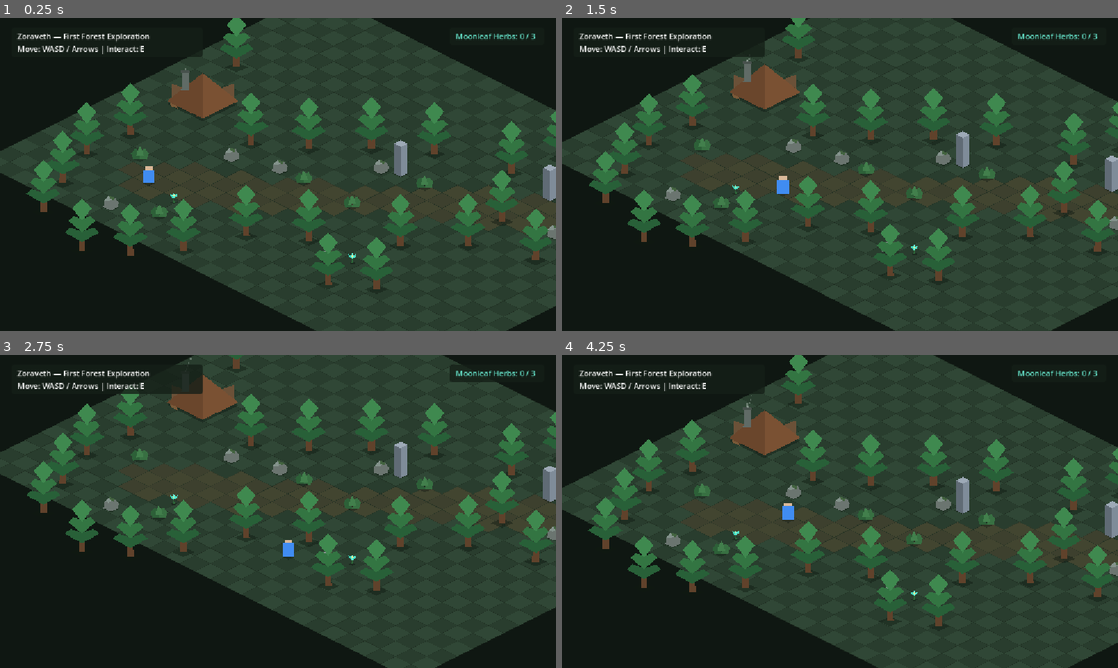
Above: before the commit, frames 1-4 (two rows, left to right).
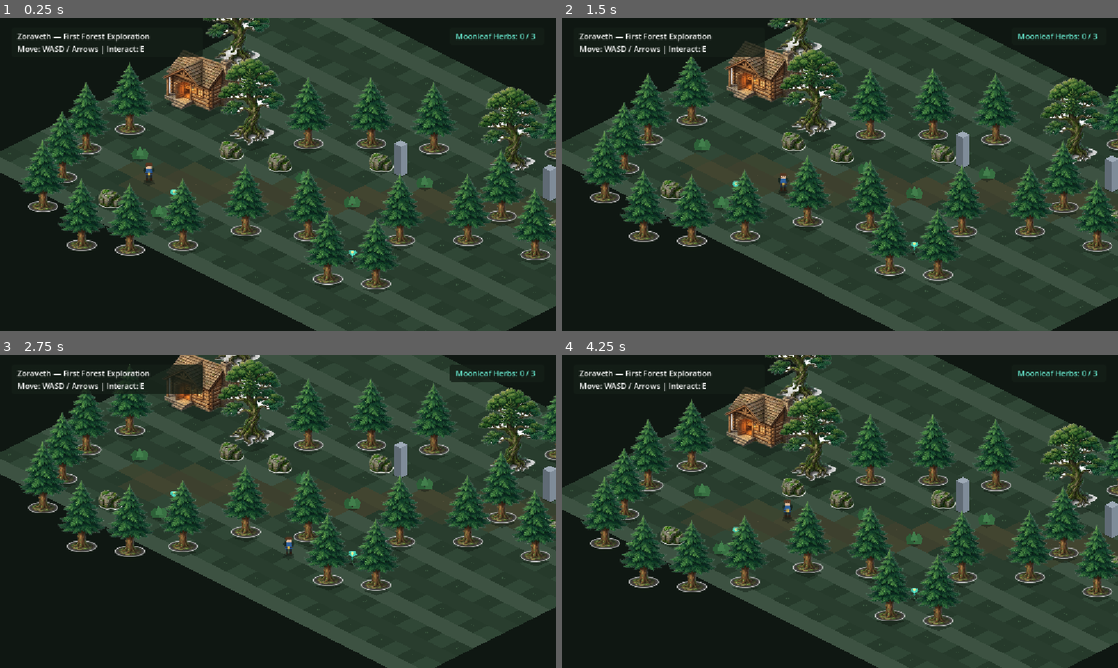
Above: after the commit, the same moments.

Repository: harshitthek/zoraveth
Game: Godot game, scene res://scenes/world.tscn
Same seed, same stepped clock (60 frames per second), same inputs: the game is played once before the commit and once after it.
Inputs:
- Up to frame 1 (0.25 s): no input
- Up to frame 2 (1.5 s): tap Enter (ui_accept) at 0.5, 0.77, 0.8, 1.07, 1.35 s; hold D (move_right) 0.53-1.28 s; hold E (interact) 0.53-1.28 s; hold S (move_down) from 1.28 s (still down)
- Up to frame 3 (2.75 s): tap Enter (ui_accept) at 1.52, 1.82, 2.3 s; tap E (interact) at 1.55 s; release S (move_down) at 2.03 s; hold D (move_right) from 2.03 s (still down); hold E (interact) from 2.03 s (still down)
- Up to frame 4 (4.25 s): release D (move_right) at 2.78 s; release E (interact) at 2.78 s; hold W (move_up) 2.78-3.53 s; tap E (interact) at 2.85 s; tap Enter (ui_accept) at 3.02, 3.32 s; hold A (move_left) from 3.53 s (still down); hold Enter (ui_accept) from 3.53 s (still down)

The runs differ from the first frame. In frame 1, 20% of the frame differs, in the area x 0-100%, y 0-100%; in frame 2, 20%; in frame 3, 19%; in frame 4, 20%.

Commit message:
Implement Phase 5 art direction, asset pipeline, and visual overhaul
- Add comprehensive art direction guide in docs/art-direction.md

- Add 8 handcrafted transparent PNG assets in assets/ under Apache 2.0 license

- Update docs/asset-licenses.md with original asset license records

- Upgrade isometric_ground.gd to organic multi-toned terrain with hash variation

- Upgrade player, trees, rocks, cabin exterior, runestone, herb, and stranger to 2D sprites

- Add directional horizontal sprite flipping to Player based on velocity

- Add chimney smoke, soul motes, and hearth ember particle effects

- Integrate ancient landmark trees into world scene layout

- Update AGENTS.md CodeRabbit review command

- Record technical decision T-017 and update Phase 5 documentation

Diff:
--- a/scenes/environment/cabin_exterior.tscn
+++ b/scenes/environment/cabin_exterior.tscn
@@ -1,6 +1,7 @@
-[gd_scene load_steps=3 format=3]
+[gd_scene load_steps=4 format=3]
 
 [ext_resource type="Script" path="res://scripts/environment/cabin_exterior.gd" id="1_script"]
+[ext_resource type="Texture2D" path="res://assets/environment/cabin_exterior.png" id="2_texture"]
 
 [sub_resource type="CircleShape2D" id="CircleShape2D_door"]
 radius = 28.0
@@ -10,74 +11,30 @@
 
 [node name="Shadow" type="Polygon2D" parent="."]
 color = Color(0.06, 0.1, 0.08, 0.45)
-polygon = PackedVector2Array(-74, -14, 0, -52, 74, -14, 0, 22)
+polygon = PackedVector2Array(-76, -14, 0, -48, 76, -14, 0, 20)
 
 [node name="Visuals" type="Node2D" parent="."]
 
-[node name="Firewood" type="Polygon2D" parent="Visuals"]
-color = Color(0.48, 0.35, 0.22, 1)
-polygon = PackedVector2Array(-66, -10, -52, -4, -54, -20, -68, -16)
-
-[node name="CabinWalls" type="Polygon2D" parent="Visuals"]
-color = Color(0.42, 0.32, 0.22, 1)
-polygon = PackedVector2Array(-64, -16, 0, 16, 64, -16, 64, -56, 0, -32, -64, -56)
-
-[node name="WallPlankLines" type="Polygon2D" parent="Visuals"]
-color = Color(0.32, 0.24, 0.16, 0.8)
-polygon = PackedVector2Array(-62, -26, 0, 4, 62, -26, 62, -30, 0, 0, -62, -30)
-
-[node name="DoorwayRecess" type="Polygon2D" parent="Visuals"]
-color = Color(0.12, 0.09, 0.06, 1)
-polygon = PackedVector2Array(-12, 10, 12, 10, 12, -26, -12, -26)
-
-[node name="DoorwayWarmth" type="Polygon2D" parent="Visuals"]
-color = Color(0.96, 0.72, 0.35, 0.6)
-polygon = PackedVector2Array(-8, 8, 8, 8, 6, -20, -6, -20)
-
-[node name="DoorFrame" type="Polygon2D" parent="Visuals"]
-color = Color(0.28, 0.2, 0.13, 1)
-polygon = PackedVector2Array(-14, 12, -10, 12, -10, -28, 10, -28, 10, 12, 14, 12, 14, -31, -14, -31)
-
-[node name="WindowFrame" type="Polygon2D" parent="Visuals"]
-color = Color(0.28, 0.2, 0.13, 1)
-polygon = PackedVector2Array(24, -6, 48, -18, 48, -34, 24, -22)
-
-[node name="Window" type="Polygon2D" parent="Visuals"]
-color = Color(0.95, 0.76, 0.38, 0.85)
-polygon = PackedVector2Array(26, -8, 46, -18, 46, -32, 26, -22)
-
-[node name="Roof" type="Polygon2D" parent="Visuals"]
-color = Color(0.48, 0.32, 0.2, 1)
-polygon = PackedVector2Array(-74, -20, 0, 16, 74, -20, 0, -78)
-
-[node name="RoofShading" type="Polygon2D" parent="Visuals"]
-color = Color(0.38, 0.25, 0.16, 0.6)
-polygon = PackedVector2Array(-74, -20, 0, 16, 0, -78)
+[node name="Sprite2D" type="Sprite2D" parent="Visuals"]
+position = Vector2(0, -68)
+texture = ExtResource("2_texture")
 
 [node name="Chimney" type="Node2D" parent="Visuals"]
-position = Vector2(-36, -42)
-
-[node name="ChimneyStack" type="Polygon2D" parent="Visuals/Chimney"]
-color = Color(0.38, 0.42, 0.4, 1)
-polygon = PackedVector2Array(-8, 0, 8, 0, 7, -36, -7, -36)
-
-[node name="ChimneyCap" type="Polygon2D" parent="Visuals/Chimney"]
-color = Color(0.28, 0.32, 0.3, 1)
-polygon = PackedVector2Array(-10, -36, 10, -36, 8, -42, -8, -42)
+position = Vector2(56, -118)
 
 [node name="SmokeParticles" type="CPUParticles2D" parent="Visuals/Chimney"]
-position = Vector2(0, -42)
-amount = 6
-lifetime = 2.5
+position = Vector2(0, 0)
+amount = 8
+lifetime = 2.8
 emission_shape = 1
 emission_sphere_radius = 4.0
-gravity = Vector2(4, -10)
+gravity = Vector2(6, -12)
 scale_amount_min = 2.0
-scale_amount_max = 4.0
-color = Color(0.8, 0.85, 0.82, 0.35)
+scale_amount_max = 5.0
+color = Color(0.85, 0.88, 0.86, 0.35)
 
 [node name="CollisionPolygon2D" type="CollisionPolygon2D" parent="."]
-polygon = PackedVector2Array(-64, -16, -20, 4, -20, -10, 20, -10, 20, 4, 64, -16, 40, -42, -40, -42)
+polygon = PackedVector2Array(-64, -16, -20, 6, -20, -8, 20, -8, 20, 6, 64, -16, 40, -36, -40, -36)
 
 [node name="InteractionArea" type="Area2D" parent="."]
 position = Vector2(0, 12)
--- a/scenes/environment/rock.tscn
+++ b/scenes/environment/rock.tscn
@@ -1,4 +1,6 @@
-[gd_scene load_steps=2 format=3]
+[gd_scene load_steps=3 format=3]
+
+[ext_resource type="Texture2D" path="res://assets/environment/rock_mossy.png" id="1_texture"]
 
 [sub_resource type="RectangleShape2D" id="RectangleShape2D_base"]
 size = Vector2(24, 14)
@@ -7,20 +9,12 @@
 
 [node name="Shadow" type="Polygon2D" parent="."]
 color = Color(0.06, 0.1, 0.07, 0.45)
-polygon = PackedVector2Array(-18, 0, 0, -8, 18, 0, 0, 8)
+polygon = PackedVector2Array(-20, 0, 0, -8, 20, 0, 0, 8)
 
 [node name="CollisionShape2D" type="CollisionShape2D" parent="."]
 position = Vector2(0, -7)
 shape = SubResource("RectangleShape2D_base")
 
-[node name="Body" type="Polygon2D" parent="."]
-color = Color(0.42, 0.46, 0.44, 1)
-polygon = PackedVector2Array(-16, 0, -14, -14, -4, -24, 8, -20, 16, -10, 14, 0, 0, 6)
-
-[node name="Highlight" type="Polygon2D" parent="."]
-color = Color(0.52, 0.58, 0.55, 1)
-polygon = PackedVector2Array(-14, -14, -4, -24, 4, -18, -4, -12)
-
-[node name="Moss" type="Polygon2D" parent="."]
-color = Color(0.24, 0.38, 0.22, 0.9)
-polygon = PackedVector2Array(-4, -24, 8, -20, 6, -14, -2, -18)
+[node name="Sprite2D" type="Sprite2D" parent="."]
+position = Vector2(0, -18)
+texture = ExtResource("1_texture")
--- a/scenes/environment/tree.tscn
+++ b/scenes/environment/tree.tscn
@@ -1,4 +1,6 @@
-[gd_scene load_steps=2 format=3]
+[gd_scene load_steps=3 format=3]
+
+[ext_resource type="Texture2D" path="res://assets/environment/tree_pine.png" id="1_texture"]
 
 [sub_resource type="RectangleShape2D" id="RectangleShape2D_trunk"]
 size = Vector2(20, 12)
@@ -7,24 +9,12 @@
 
 [node name="Shadow" type="Polygon2D" parent="."]
 color = Color(0.06, 0.1, 0.07, 0.45)
-polygon = PackedVector2Array(-24, 0, 0, -10, 24, 0, 0, 10)
+polygon = PackedVector2Array(-28, 0, 0, -10, 28, 0, 0, 10)
 
 [node name="CollisionShape2D" type="CollisionShape2D" parent="."]
 position = Vector2(0, -6)
 shape = SubResource("RectangleShape2D_trunk")
 
-[node name="Trunk" type="Polygon2D" parent="."]
-color = Color(0.38, 0.26, 0.17, 1)
-polygon = PackedVector2Array(-7, 0, 7, 0, 6, -36, -6, -36)
-
-[node name="CanopyLower" type="Polygon2D" parent="."]
-color = Color(0.16, 0.38, 0.22, 1)
-polygon = PackedVector2Array(0, -18, 36, -38, 24, -48, 0, -40, -24, -48, -36, -38)
-
-[node name="CanopyMid" type="Polygon2D" parent="."]
-color = Color(0.2, 0.46, 0.26, 1)
-polygon = PackedVector2Array(0, -38, 28, -62, 18, -72, 0, -66, -18, -72, -28, -62)
-
-[node name="CanopyTop" type="Polygon2D" parent="."]
-color = Color(0.25, 0.54, 0.31, 1)
-polygon = PackedVector2Array(0, -62, 20, -88, 0, -108, -20, -88)
+[node name="Sprite2D" type="Sprite2D" parent="."]
+position = Vector2(0, -75)
+texture = ExtResource("1_texture")
--- /dev/null
+++ b/scenes/environment/tree_ancient.tscn
@@ -0,0 +1,20 @@
+[gd_scene load_steps=3 format=3]
+
+[ext_resource type="Texture2D" path="res://assets/environment/tree_ancient.png" id="1_texture"]
+
+[sub_resource type="RectangleShape2D" id="RectangleShape2D_base"]
+size = Vector2(28, 14)
+
+[node name="AncientTree" type="StaticBody2D"]
+
+[node name="Shadow" type="Polygon2D" parent="."]
+color = Color(0.06, 0.1, 0.07, 0.45)
+polygon = PackedVector2Array(-38, 0, 0, -14, 38, 0, 0, 14)
+
+[node name="CollisionShape2D" type="CollisionShape2D" parent="."]
+position = Vector2(0, -7)
+shape = SubResource("RectangleShape2D_base")
+
+[node name="Sprite2D" type="Sprite2D" parent="."]
+position = Vector2(0, -90)
+texture = ExtResource("1_texture")
--- a/scenes/interactables/ancient_runestone.tscn
+++ b/scenes/interactables/ancient_runestone.tscn
@@ -1,6 +1,7 @@
-[gd_scene load_steps=4 format=3]
+[gd_scene load_steps=5 format=3]
 
 [ext_resource type="Script" path="res://scripts/interactables/ancient_runestone.gd" id="1_script"]
+[ext_resource type="Texture2D" path="res://assets/interactables/runestone_ancient.png" id="2_texture"]
 
 [sub_resource type="RectangleShape2D" id="RectangleShape2D_base"]
 size = Vector2(32, 16)
@@ -21,32 +22,24 @@
 
 [node name="Visuals" type="Node2D" parent="."]
 
-[node name="BasePlinth" type="Polygon2D" parent="Visuals"]
-color = Color(0.32, 0.36, 0.34, 1)
-polygon = PackedVector2Array(-20, 0, 0, 8, 20, 0, 16, -16, -16, -16)
-
-[node name="ObeliskBody" type="Polygon2D" parent="Visuals"]
-color = Color(0.4, 0.45, 0.42, 1)
-polygon = PackedVector2Array(-14, -16, 0, -9, 14, -16, 8, -70, 0, -78, -8, -70)
-
-[node name="MossDetail" type="Polygon2D" parent="Visuals"]
-color = Color(0.22, 0.35, 0.22, 0.9)
-polygon = PackedVector2Array(-12, -20, -4, -22, -6, -34, -12, -32)
+[node name="Sprite2D" type="Sprite2D" parent="Visuals"]
+position = Vector2(0, -48)
+texture = ExtResource("2_texture")
 
 [node name="Runes" type="Polygon2D" parent="Visuals"]
-color = Color(0.55, 0.9, 0.95, 1)
-polygon = PackedVector2Array(-2, -26, 2, -26, 0, -32, 4, -38, 1, -44, 0, -56, -3, -48, -1, -40)
+color = Color(0.55, 0.92, 0.96, 1)
+polygon = PackedVector2Array(-2, -34, 2, -34, 1, -44, 4, -50, 0, -58, -3, -50, 0, -44)
 
 [node name="SoulParticles" type="CPUParticles2D" parent="Visuals"]
-position = Vector2(0, -40)
-amount = 8
-lifetime = 2.0
+position = Vector2(0, -44)
+amount = 10
+lifetime = 2.2
 emission_shape = 1
 emission_sphere_radius = 16.0
-gravity = Vector2(0, -15)
-scale_amount_min = 1.5
-scale_amount_max = 3.0
-color = Color(0.45, 0.85, 0.95, 0.6)
+gravity = Vector2(0, -14)
+scale_amount_min = 1.8
+scale_amount_max = 3.2
+color = Color(0.45, 0.88, 0.95, 0.65)
 
 [node name="InteractionArea" type="Area2D" parent="."]
 collision_layer = 4
--- a/scenes/interactables/moonleaf_herb.tscn
+++ b/scenes/interactables/moonleaf_herb.tscn
@@ -1,6 +1,7 @@
-[gd_scene load_steps=3 format=3]
+[gd_scene load_steps=4 format=3]
 
 [ext_resource type="Script" path="res://scripts/interactables/moonleaf_herb.gd" id="1_script"]
+[ext_resource type="Texture2D" path="res://assets/interactables/moonleaf_herb.png" id="2_texture"]
 
 [sub_resource type="CircleShape2D" id="CircleShape2D_trigger"]
 radius = 24.0
@@ -14,35 +15,18 @@
 color = Color(0.05, 0.08, 0.06, 0.45)
 polygon = PackedVector2Array(-8, 0, 0, -3, 8, 0, 0, 3)
 
-[node name="Stem" type="Polygon2D" parent="Visuals"]
-color = Color(0.18, 0.4, 0.22, 1)
-polygon = PackedVector2Array(-2, 0, 2, 0, 1, -8, -1, -8)
+[node name="Petals" type="Node2D" parent="Visuals"]
 
-[node name="Petals" type="Node2D" parent="Visuals"]
-position = Vector2(0, -8)
-
-[node name="PetalLeft" type="Polygon2D" parent="Visuals/Petals"]
-color = Color(0.25, 0.82, 0.72, 1)
-polygon = PackedVector2Array(0, 0, -6, -4, -8, -10, -2, -7)
-
-[node name="PetalRight" type="Polygon2D" parent="Visuals/Petals"]
-color = Color(0.3, 0.88, 0.78, 1)
-polygon = PackedVector2Array(0, 0, 6, -4, 8, -10, 2, -7)
-
-[node name="PetalCenter" type="Polygon2D" parent="Visuals/Petals"]
-color = Color(0.4, 0.95, 0.85, 1)
-polygon = PackedVector2Array(0, 0, -3, -6, 0, -12, 3, -6)
-
-[node name="GlowCenter" type="Polygon2D" parent="Visuals/Petals"]
-color = Color(0.95, 0.92, 0.55, 1)
-polygon = PackedVector2Array(-2, -6, 0, -8, 2, -6, 0, -4)
+[node name="Sprite2D" type="Sprite2D" parent="Visuals/Petals"]
+position = Vector2(0, -14)
+texture = ExtResource("2_texture")
 
 [node name="HarvestedRemnant" type="Node2D" parent="Visuals"]
 visible = false
 
 [node name="Stump" type="Polygon2D" parent="Visuals/HarvestedRemnant"]
-color = Color(0.28, 0.32, 0.25, 0.8)
-polygon = PackedVector2Array(-2, 0, 2, 0, 1, -3, -1, -3)
+color = Color(0.24, 0.32, 0.22, 0.8)
+polygon = PackedVector2Array(-3, 0, 3, 0, 2, -4, -2, -4)
 
 [node name="InteractionArea" type="Area2D" parent="."]
 collision_layer = 4
--- a/scenes/interior/cabin_interior.tscn
+++ b/scenes/interior/cabin_interior.tscn
@@ -73,6 +73,17 @@
 color = Color(0.96, 0.58, 0.16, 1)
 polygon = PackedVector2Array(-8, 0, -3, -10, 0, -14, 4, -8, 8, 0)
 
+[node name="FireEmbers" type="CPUParticles2D" parent="SortableEntities/Fireplace"]
+position = Vector2(0, -8)
+amount = 6
+lifetime = 1.8
+emission_shape = 1
+emission_sphere_radius = 4.0
+gravity = Vector2(0, -10)
+scale_amount_min = 1.0
+scale_amount_max = 2.5
+color = Color(0.98, 0.72, 0.22, 0.8)
+
 [node name="Bed" type="StaticBody2D" parent="SortableEntities"]
 position = Vector2(430, 145)
 
--- a/scenes/npc/elderly_stranger.tscn
+++ b/scenes/npc/elderly_stranger.tscn
@@ -1,6 +1,7 @@
-[gd_scene load_steps=4 format=3]
+[gd_scene load_steps=5 format=3]
 
 [ext_resource type="Script" path="res://scripts/npc/elderly_stranger.gd" id="1_script"]
+[ext_resource type="Texture2D" path="res://assets/characters/elderly_stranger.png" id="2_texture"]
 
 [sub_resource type="RectangleShape2D" id="RectangleShape2D_feet"]
 size = Vector2(18, 10)
@@ -21,33 +22,9 @@
 
 [node name="Visuals" type="Node2D" parent="."]
 
-[node name="Cloak" type="Polygon2D" parent="Visuals"]
-color = Color(0.28, 0.38, 0.3, 1)
-polygon = PackedVector2Array(-10, 0, 10, 0, 8, -26, -8, -26)
-
-[node name="Tunic" type="Polygon2D" parent="Visuals"]
-color = Color(0.72, 0.68, 0.55, 1)
-polygon = PackedVector2Array(-3, 0, 3, 0, 2, -22, -2, -22)
-
-[node name="Head" type="Polygon2D" parent="Visuals"]
-color = Color(0.85, 0.72, 0.6, 1)
-polygon = PackedVector2Array(-6, -26, 6, -26, 5, -36, -5, -36)
-
-[node name="Hair" type="Polygon2D" parent="Visuals"]
-color = Color(0.92, 0.92, 0.95, 1)
-polygon = PackedVector2Array(-7, -30, -5, -38, 5, -38, 7, -30, 6, -34, -6, -34)
-
-[node name="Beard" type="Polygon2D" parent="Visuals"]
-color = Color(0.92, 0.92, 0.95, 1)
-polygon = PackedVector2Array(-4, -28, 4, -28, 3, -20, 0, -17, -3, -20)
-
-[node name="Staff" type="Polygon2D" parent="Visuals"]
-color = Color(0.42, 0.3, 0.18, 1)
-polygon = PackedVector2Array(9, 2, 11, 2, 10, -34, 8, -34)
-
-[node name="StaffGem" type="Polygon2D" parent="Visuals"]
-color = Color(0.85, 0.65, 0.25, 1)
-polygon = PackedVector2Array(7, -34, 11, -34, 11, -37, 7, -37)
+[node name="Sprite2D" type="Sprite2D" parent="Visuals"]
+position = Vector2(0, -26)
+texture = ExtResource("2_texture")
 
 [node name="InteractionArea" type="Area2D" parent="."]
 collision_layer = 4
--- a/scenes/player/player.tscn
+++ b/scenes/player/player.tscn
@@ -1,6 +1,7 @@
-[gd_scene load_steps=4 format=3]
+[gd_scene load_steps=5 format=3]
 
 [ext_resource type="Script" path="res://scripts/player/player.gd" id="1_script"]
+[ext_resource type="Texture2D" path="res://assets/characters/player.png" id="2_texture"]
 
 [sub_resource type="RectangleShape2D" id="RectangleShape2D_footprint"]
 size = Vector2(22, 12)
@@ -19,18 +20,9 @@
 position = Vector2(0, -6)
 shape = SubResource("RectangleShape2D_footprint")
 
-[node name="Body" type="ColorRect" parent="."]
-offset_left = -12.0
-offset_top = -28.0
-offset_right = 12.0
-color = Color(0.25, 0.55, 0.95, 1)
-
-[node name="Head" type="ColorRect" parent="."]
-offset_left = -8.0
-offset_top = -36.0
-offset_right = 8.0
-offset_bottom = -28.0
-color = Color(0.85, 0.72, 0.6, 1)
+[node name="Sprite2D" type="Sprite2D" parent="."]
+position = Vector2(0, -24)
+texture = ExtResource("2_texture")
 
 [node name="InteractionDetector" type="Area2D" parent="."]
 collision_layer = 0
--- a/scenes/world.tscn
+++ b/scenes/world.tscn
@@ -13,6 +13,7 @@
 [ext_resource type="PackedScene" path="res://scenes/environment/cabin_exterior.tscn" id="11_cabin_exterior"]
 [ext_resource type="PackedScene" path="res://scenes/interior/cabin_interior.tscn" id="12_cabin_interior"]
 [ext_resource type="PackedScene" path="res://scenes/ui/dialogue_ui.tscn" id="13_dialogue_ui"]
+[ext_resource type="PackedScene" path="res://scenes/environment/tree_ancient.tscn" id="14_tree_ancient"]
 
 [sub_resource type="RectangleShape2D" id="RectangleShape2D_horiz_boundary"]
 size = Vector2(1700, 32)
@@ -59,7 +60,7 @@
 [node name="TreeEntryN" parent="SortableEntities" instance=ExtResource("5_tree")]
 position = Vector2(330, 380)
 
-[node name="TreeEntryNE" parent="SortableEntities" instance=ExtResource("5_tree")]
+[node name="TreeEntryNE" parent="SortableEntities" instance=ExtResource("14_tree_ancient")]
 position = Vector2(550, 240)
 
 [node name="CabinExterior" parent="SortableEntities" instance=ExtResource("11_cabin_exterior")]
@@ -80,7 +81,7 @@
 [node name="HerbEntry" parent="SortableEntities" instance=ExtResource("9_herb")]
 position = Vector2(420, 520)
 
-[node name="TreeRouteN1" parent="SortableEntities" instance=ExtResource("5_tree")]
+[node name="TreeRouteN1" parent="SortableEntities" instance=ExtResource("14_tree_ancient")]
 position = Vector2(580, 400)
 
 [node name="TreeRouteN2" parent="SortableEntities" instance=ExtResource("5_tree")]
@@ -134,7 +135,7 @@
 [node name="RockAlcove" parent="SortableEntities" instance=ExtResource("7_rock")]
 position = Vector2(740, 640)
 
-[node name="TreeGroveNW" parent="SortableEntities" instance=ExtResource("5_tree")]
+[node name="TreeGroveNW" parent="SortableEntities" instance=ExtResource("14_tree_ancient")]
 position = Vector2(1120, 460)
 
 [node name="TreeGroveN1" parent="SortableEntities" instance=ExtResource("5_tree")]
@@ -146,7 +147,7 @@
 [node name="TreeGroveNE" parent="SortableEntities" instance=ExtResource("5_tree")]
 position = Vector2(1420, 470)
 
-[node name="TreeGroveE" parent="SortableEntities" instance=ExtResource("5_tree")]
+[node name="TreeGroveE" parent="SortableEntities" instance=ExtResource("14_tree_ancient")]
 position = Vector2(1460, 550)
 
 [node name="TreeGroveSE" parent="SortableEntities" instance=ExtResource("5_tree")]
--- a/scripts/interactables/moonleaf_herb.gd
+++ b/scripts/interactables/moonleaf_herb.gd
@@ -42,8 +42,9 @@
 		return
 
 	is_collected = true
-	interaction_area.set_deferred("monitoring", false)
-	interaction_area.set_deferred("monitorable", false)
+	if interaction_area:
+		interaction_area.set_deferred("monitoring", false)
+		interaction_area.set_deferred("monitorable", false)
 
 	# Notify listeners
 	collected.emit(self)
--- a/scripts/player/player.gd
+++ b/scripts/player/player.gd
@@ -19,6 +19,7 @@
 var _current_target: Node = null
 
 @onready var interaction_detector: Area2D = $InteractionDetector
+@onready var sprite: Sprite2D = get_node_or_null("Sprite2D")
 
 
 func _ready() -> void:
@@ -37,6 +38,10 @@
 	# ensuring movement speed is consistent in all directions.
 	var input_direction: Vector2 = Input.get_vector("move_left", "move_right", "move_up", "move_down")
 	velocity = input_direction * speed
+	if velocity.x < -1.0 and sprite:
+		sprite.flip_h = true
+	elif velocity.x > 1.0 and sprite:
+		sprite.flip_h = false
 	move_and_slide()
 	_update_interactable_focus()
 
--- a/scripts/world/isometric_ground.gd
+++ b/scripts/world/isometric_ground.gd
@@ -68,11 +68,17 @@
 func _draw() -> void:
 	var half_w: float = tile_width * 0.5
 	var half_h: float = tile_height * 0.5
+	var grass_palette: Array[Color] = [
+		tile_color_a.darkened(0.06),
+		tile_color_a,
+		tile_color_b,
+		tile_color_b.lightened(0.06)
+	]
 
 	for gy in range(grid_size.y):
 		for gx in range(grid_size.x):
 			var tile_coord: Vector2 = Vector2(gx, gy)
-			var is_path_tile: bool = _is_near_path(tile_coord, 1.4)
+			var path_dist: float = _get_min_path_dist(tile_coord)
 
 			var cx: float = grid_origin.x + (float(gx) - float(gy)) * half_w
 			var cy: float = grid_origin.y + (float(gx) + float(gy)) * half_h
@@ -83,25 +89,37 @@
 			var left: Vector2 = Vector2(cx - half_w, cy)
 
 			var poly: PackedVector2Array = PackedVector2Array([top, right, bottom, left])
-			var is_even: bool = (gx + gy) % 2 == 0
+			var seed_val: int = (gx * 17 + gy * 31) ^ (gx * 7)
 
 			var fill_color: Color
-			if is_path_tile:
-				fill_color = path_color_a if is_even else path_color_b
+			if path_dist <= 0.85:
+				fill_color = path_color_a if (seed_val % 2 == 0) else path_color_b
+			elif path_dist <= 1.4:
+				fill_color = Color(0.21, 0.25, 0.18, 1.0) if (seed_val % 2 == 0) else Color(0.23, 0.27, 0.19, 1.0)
 			else:
-				fill_color = tile_color_a if is_even else tile_color_b
+				var tone_idx: int = absi(seed_val) % grass_palette.size()
+				fill_color = grass_palette[tone_idx]
 
 			draw_colored_polygon(poly, fill_color)
-			draw_polyline(PackedVector2Array([top, right, bottom, left, top]), grid_line_color, 1.0)
+
+			# Subtle painterly micro-details
+			if path_dist <= 0.85:
+				if (seed_val % 3 == 0):
+					draw_circle(Vector2(cx + 2.0, cy - 1.0), 1.2, Color(0.38, 0.35, 0.26, 0.6))
+			elif path_dist > 1.4 and (seed_val % 4 == 0):
+				draw_line(Vector2(cx - 2.0, cy), Vector2(cx - 3.0, cy - 3.5), Color(0.28, 0.42, 0.30, 0.6), 1.0)
+				draw_line(Vector2(cx + 1.0, cy), Vector2(cx + 3.0, cy - 4.0), Color(0.25, 0.38, 0.27, 0.6), 1.0)
 
 
-func _is_near_path(pt: Vector2, threshold: float) -> bool:
+func _get_min_path_dist(pt: Vector2) -> float:
+	var min_dist: float = INF
 	for i in range(_path_waypoints.size() - 1):
 		var p1: Vector2 = _path_waypoints[i]
 		var p2: Vector2 = _path_waypoints[i + 1]
-		if _dist_to_segment(pt, p1, p2) <= threshold:
-			return true
-	return false
+		var d: float = _dist_to_segment(pt, p1, p2)
+		if d < min_dist:
+			min_dist = d
+	return min_dist
 
 
 func _dist_to_segment(p: Vector2, a: Vector2, b: Vector2) -> float:
Binary file added: assets/characters/elderly_stranger.png
Not shown, added: assets/characters/elderly_stranger.png.import
Binary file added: assets/characters/player.png
Not shown, added: assets/characters/player.png.import
Binary file added: assets/environment/cabin_exterior.png
Not shown, added: assets/environment/cabin_exterior.png.import
Binary file added: assets/environment/rock_mossy.png
Not shown, added: assets/environment/rock_mossy.png.import
Binary file added: assets/environment/tree_ancient.png
Not shown, added: assets/environment/tree_ancient.png.import
Binary file added: assets/environment/tree_pine.png
Not shown, added: assets/environment/tree_pine.png.import
(and 11 more such lines)
